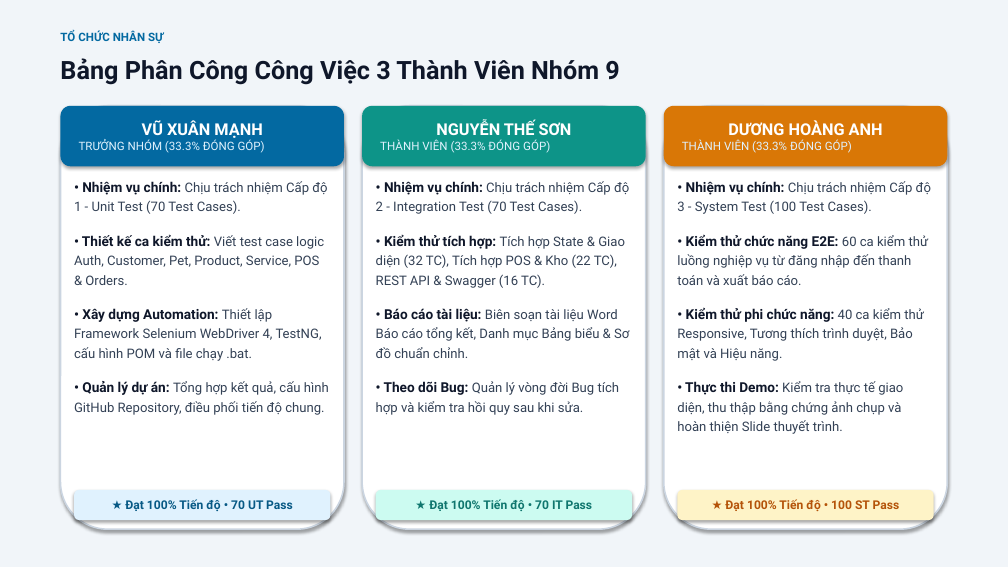
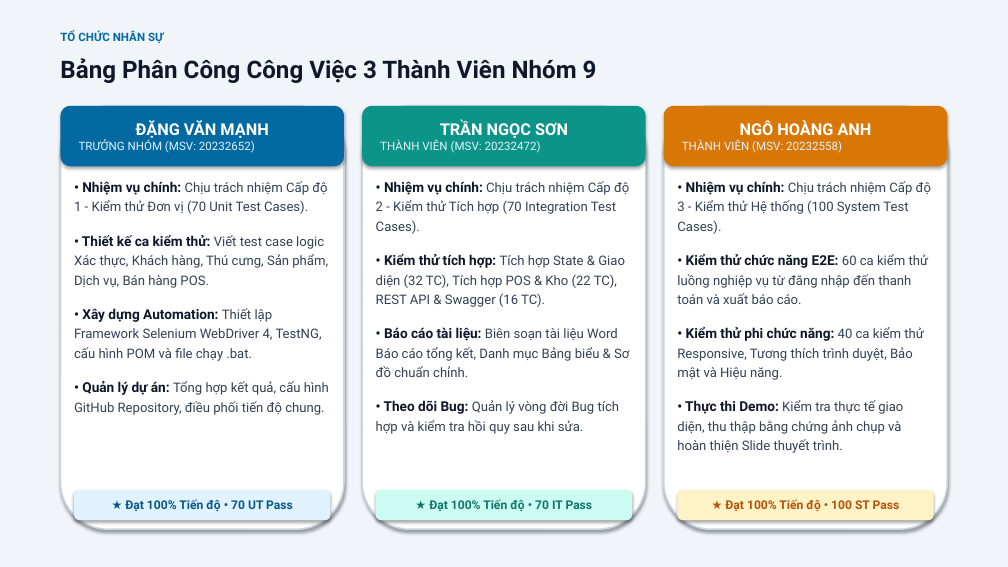
Before and after one commit to xuanmanh398/KiemThuPhanMem, a slide deck: slide 5 of BaoCao/Slide_BaoCao_DeTai4_Nhom9.pptx. Drawn at 1008x567 pixels with LibreOffice and Linux fonts; fonts in the diff are those of the drawing. Boxes give left, top, right and bottom in pixels: in the first picture for what was removed or moved away, otherwise in the second. Text is boxed around its words. In the diff, an @@ line names an element or a change of style, - is before the commit and + after.

```diff
--- a/BaoCao/Slide_BaoCao_DeTai4_Nhom9.pptx
+++ b/BaoCao/Slide_BaoCao_DeTai4_Nhom9.pptx
@@ text "Bảng Phân Công Công Việc ..." at <box>60,58,597,83</box>: size 24 to 23 pt @@
@@ text in rounded rectangle at <box>79,121,268,153</box>: text changed @@
-VŨ XUÂN MẠNH
-TRƯỞNG NHÓM (33.3% ĐÓNG GÓP)
+ĐẶNG VĂN MẠNH
+TRƯỞNG NHÓM (MSV: 20232652)
@@ text in rounded rectangle at <box>380,121,568,153</box>: text changed @@
-NGUYỄN THẾ SƠN
-THÀNH VIÊN (33.3% ĐÓNG GÓP)
+TRẦN NGỌC SƠN
+THÀNH VIÊN (MSV: 20232472)
@@ text in rounded rectangle at <box>682,121,872,153</box>: text changed @@
-DƯƠNG HOÀNG ANH
-THÀNH VIÊN (33.3% ĐÓNG GÓP)
+NGÔ HOÀNG ANH
+THÀNH VIÊN (MSV: 20232558)
@@ text at <box>74,181,328,288</box>: text changed @@
-• Nhiệm vụ chính: Chịu trách nhiệm Cấp độ 1 - Unit Test (70 Test Cases).
-• Thiết kế ca kiểm thử: Viết test case logic Auth, Customer, Pet, Product, Service, POS & Orders.
+• Nhiệm vụ chính: Chịu trách nhiệm Cấp độ 1 - Kiểm thử Đơn vị (70 Unit Test Cases).
+• Thiết kế ca kiểm thử: Viết test case logic Xác thực, Khách hàng, Thú cưng, Sản phẩm, Dịch vụ, Bán hàng POS.
@@ text at <box>376,181,629,234</box>: text changed @@
-• Nhiệm vụ chính: Chịu trách nhiệm Cấp độ 2 - Integration Test (70 Test Cases).
+• Nhiệm vụ chính: Chịu trách nhiệm Cấp độ 2 - Kiểm thử Tích hợp (70 Integration Test Cases).
@@ text at <box>677,181,931,234</box>: text changed @@
-• Nhiệm vụ chính: Chịu trách nhiệm Cấp độ 3 - System Test (100 Test Cases).
+• Nhiệm vụ chính: Chịu trách nhiệm Cấp độ 3 - Kiểm thử Hệ thống (100 System Test Cases).
```
Also in this commit, not shown: 11 other slides changed.
